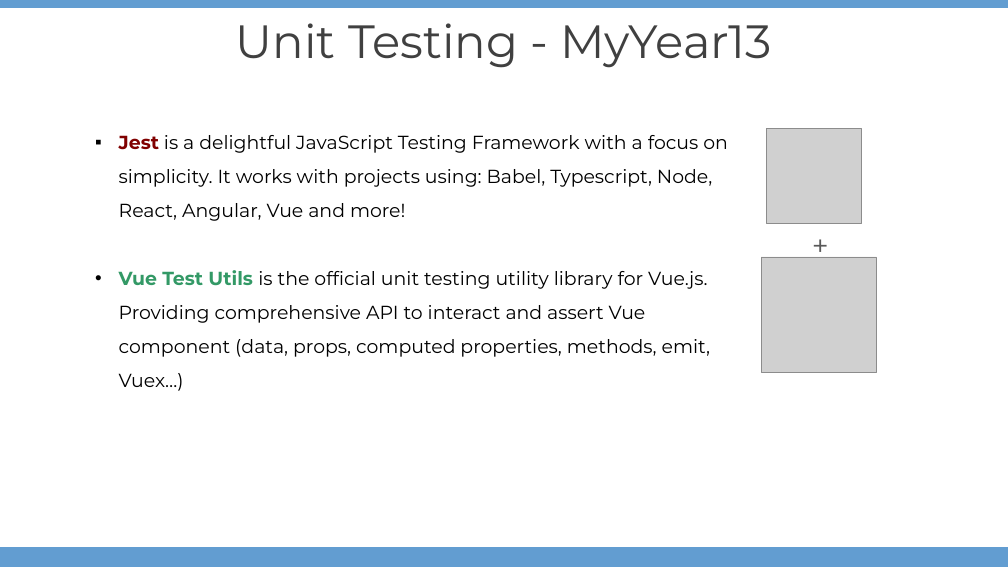
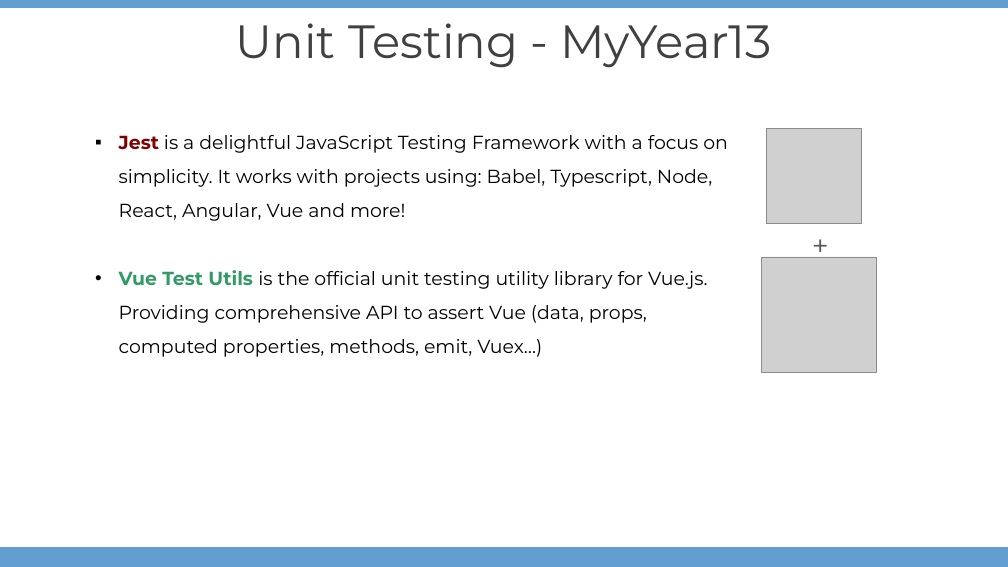
Before and after one commit to Dafreak99/Vue-TDD, a slide deck: slide 2 of Unit Testing.pptx (slide 1 before the commit). Drawn at 1008x567 pixels with LibreOffice and Linux fonts; fonts in the diff are those of the drawing; grey boxes stand for pictures; background and template pictures are left out. Boxes give left, top, right and bottom in pixels: in the first picture for what was removed or moved away, otherwise in the second. Text is boxed around its words. In the diff, an @@ line names an element or a change of style, - is before the commit and + after.

```diff
--- a/Unit Testing.pptx
+++ b/Unit Testing.pptx
@@ text at [119,270,707,357]: text changed @@
-• Vue Test Utils is the official unit testing utility library for Vue.js. Providing comprehensive API to interact and assert Vue component (data, props, computed properties, methods, emit, Vuex…)
+• Vue Test Utils is the official unit testing utility library for Vue.js. Providing comprehensive API to assert Vue (data, props, computed properties, methods, emit, Vuex…)
```
Also in this commit, not shown: 5 other slides changed, 3 slides added, 2 other files.
